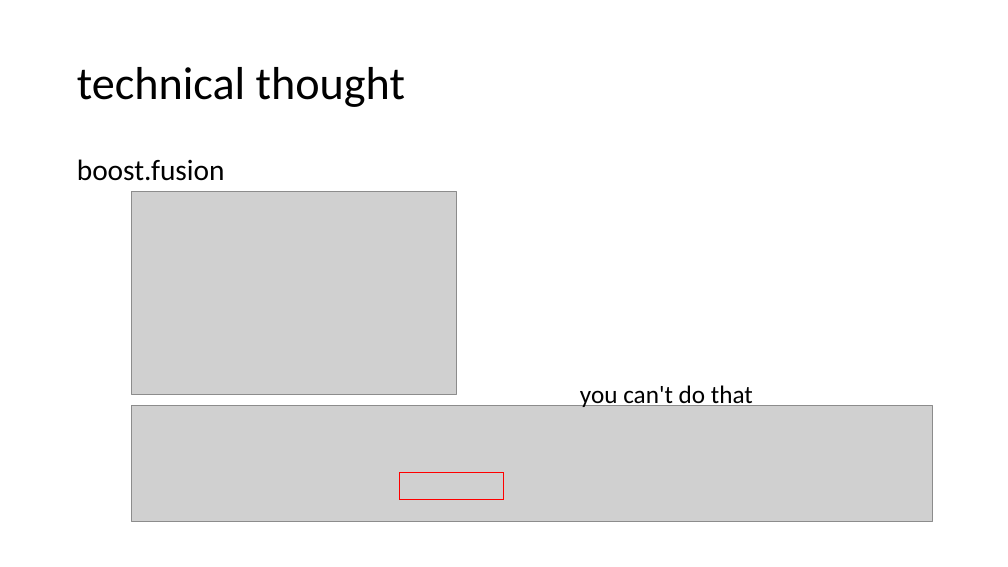
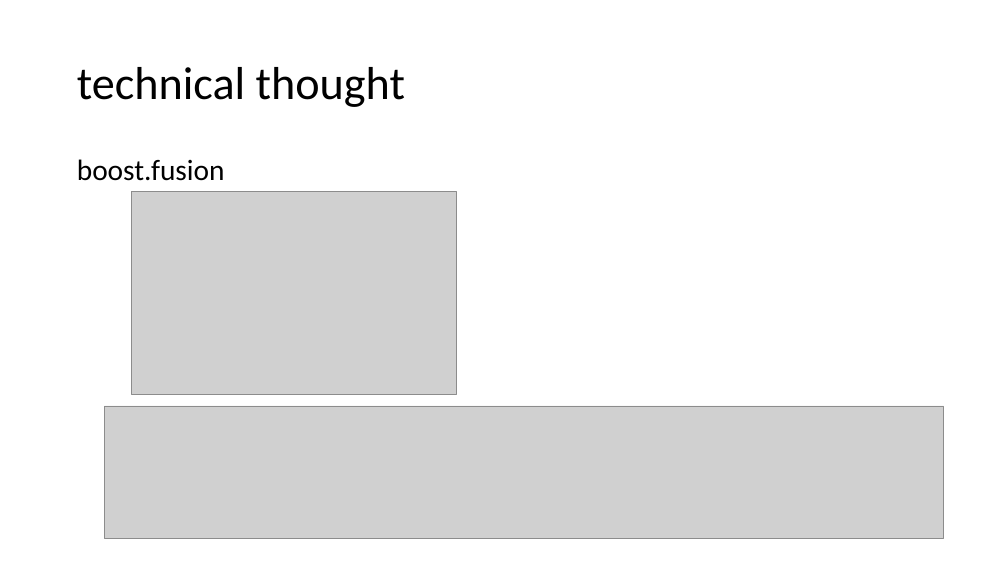
Before and after one commit to qicosmos/cppcon2017, a slide deck: slide 20 of cppcon2017.pptx. Drawn at 1008x567 pixels with LibreOffice and Linux fonts; fonts in the diff are those of the drawing; grey boxes stand for pictures. Boxes give left, top, right and bottom in pixels: in the first picture for what was removed or moved away, otherwise in the second. Text is boxed around its words. In the diff, an @@ line names an element or a change of style, - is before the commit and + after.

Commit message:
improve

```diff
--- a/cppcon2017.pptx
+++ b/cppcon2017.pptx
@@ text removed at [580,385,753,410] @@
-you can't do that
@@ picture: place and size @@
-picture at [132,405,932,522]
+picture at [104,406,944,538]
@@ rectangle removed at [400,473,504,500] @@
```
Also in this commit, not shown: 3 other slides changed, 2 slides removed.
